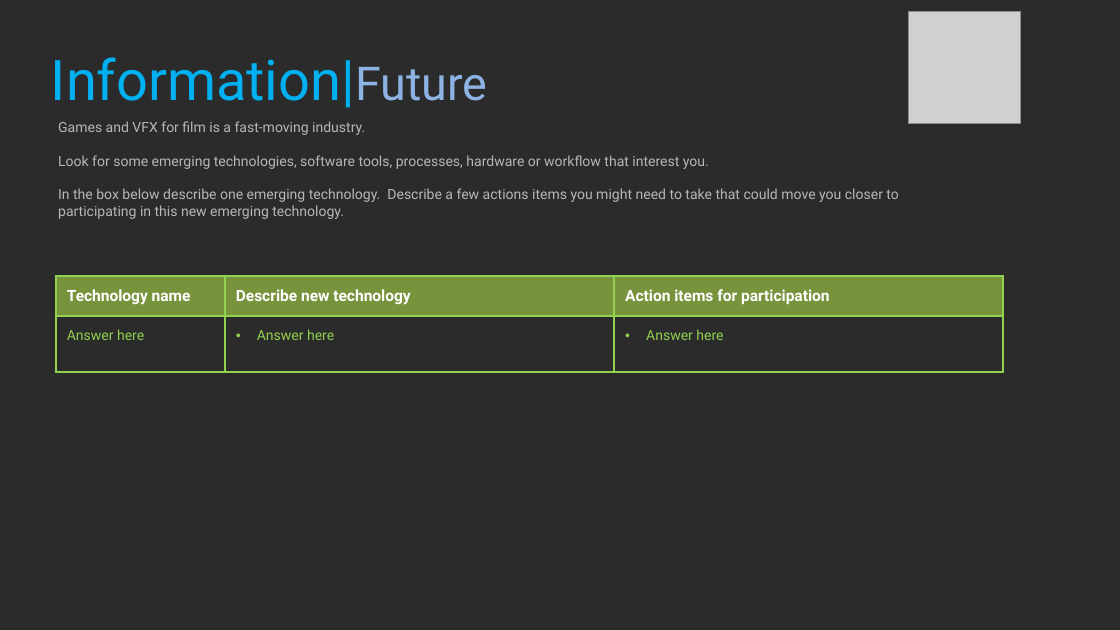
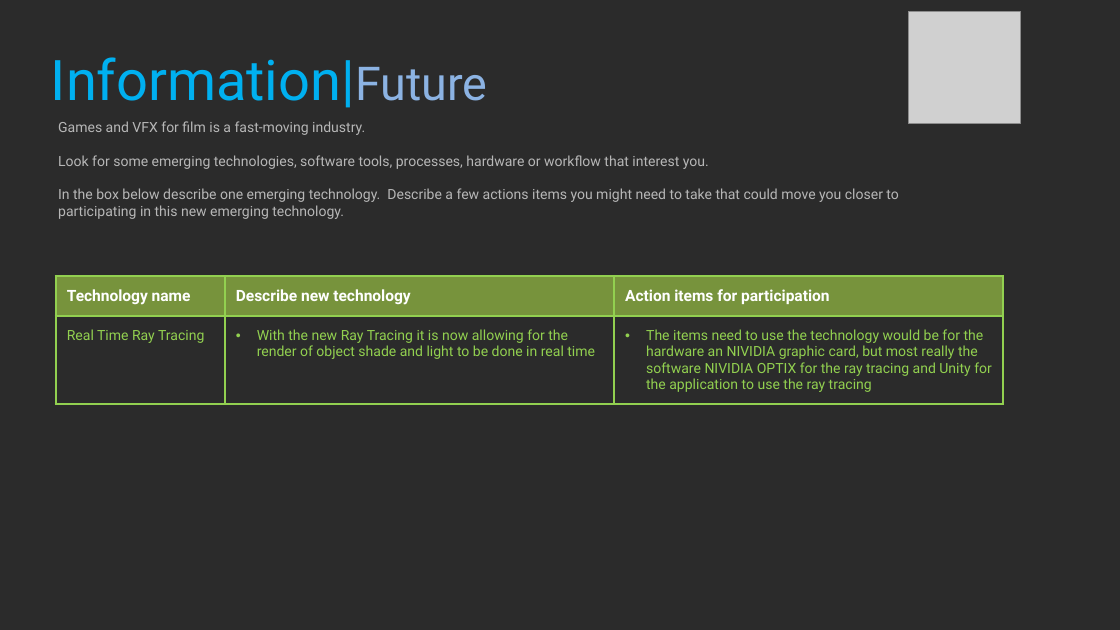
Before and after one commit to Ryszarder/ProfessionalStudies, a slide deck: slide 28 of 2021_Professional_Studies_1_BlakePeck.pptx. Drawn at 1120x630 pixels with LibreOffice and Linux fonts; fonts in the diff are those of the drawing; grey boxes stand for pictures; background and template pictures are left out; a plain dark background stands for a picture behind light text. Boxes give left, top, right and bottom in pixels: in the first picture for what was removed or moved away, otherwise in the second. Text is boxed around its words. In the diff, an @@ line names an element or a change of style, - is before the commit and + after.

```diff
--- a/2021_Professional_Studies_1_BlakePeck.pptx
+++ b/2021_Professional_Studies_1_BlakePeck.pptx
@@ table at <box>56,276,1005,407</box> @@
-row 2: Answer here | Answer here | Answer here
+row 2: Real Time Ray Tracing | With the new Ray Tracing it is now allowing for the render of object shade and light to be done in real time | The items need to use the technology would be for the hardware an NIVIDIA graphic card, but most really the software NIVIDIA OPTIX for the ray tracing and Unity for the application to use the ray tracing
```
Also in this commit, not shown: 11 other slides changed.
